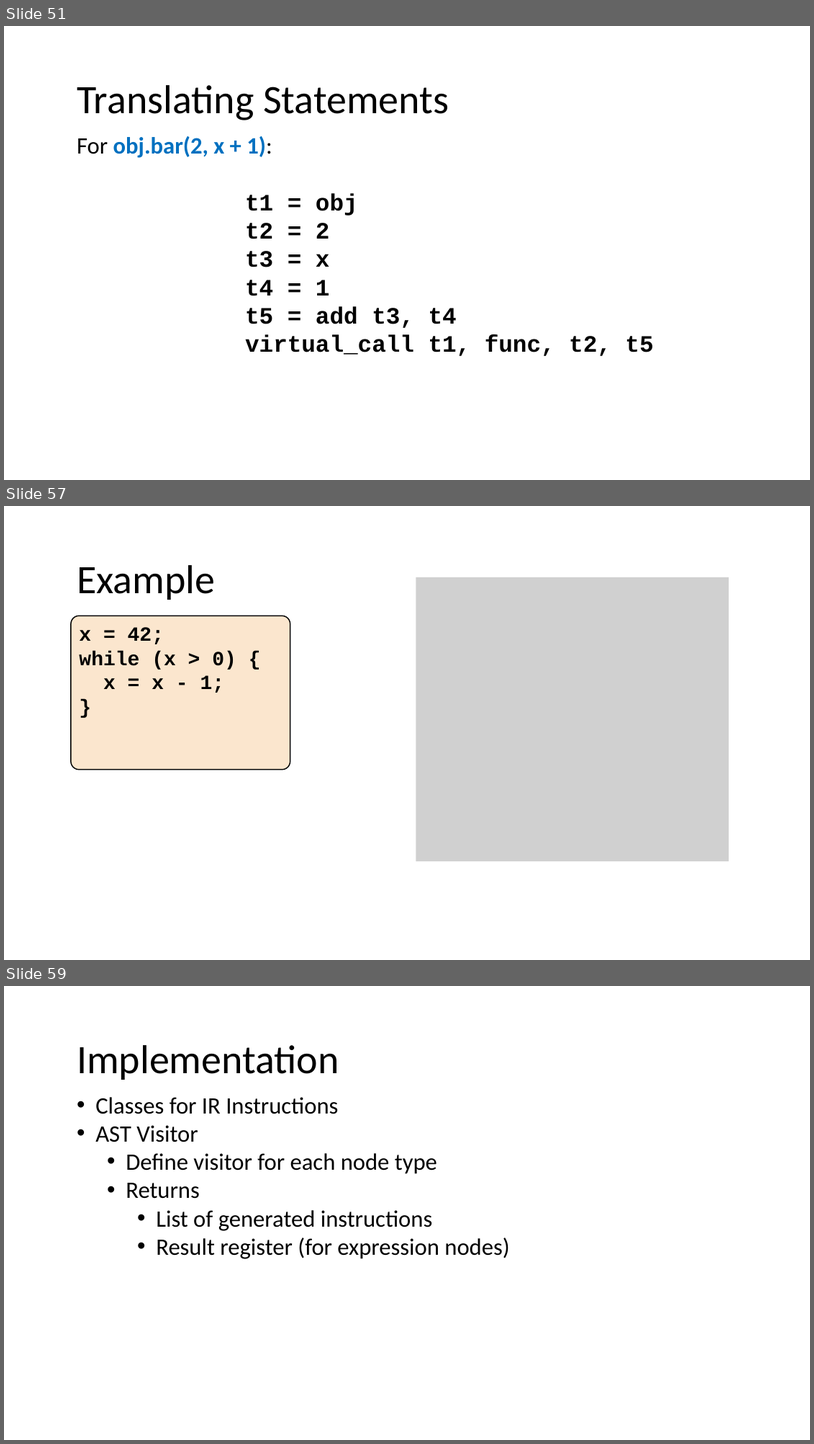
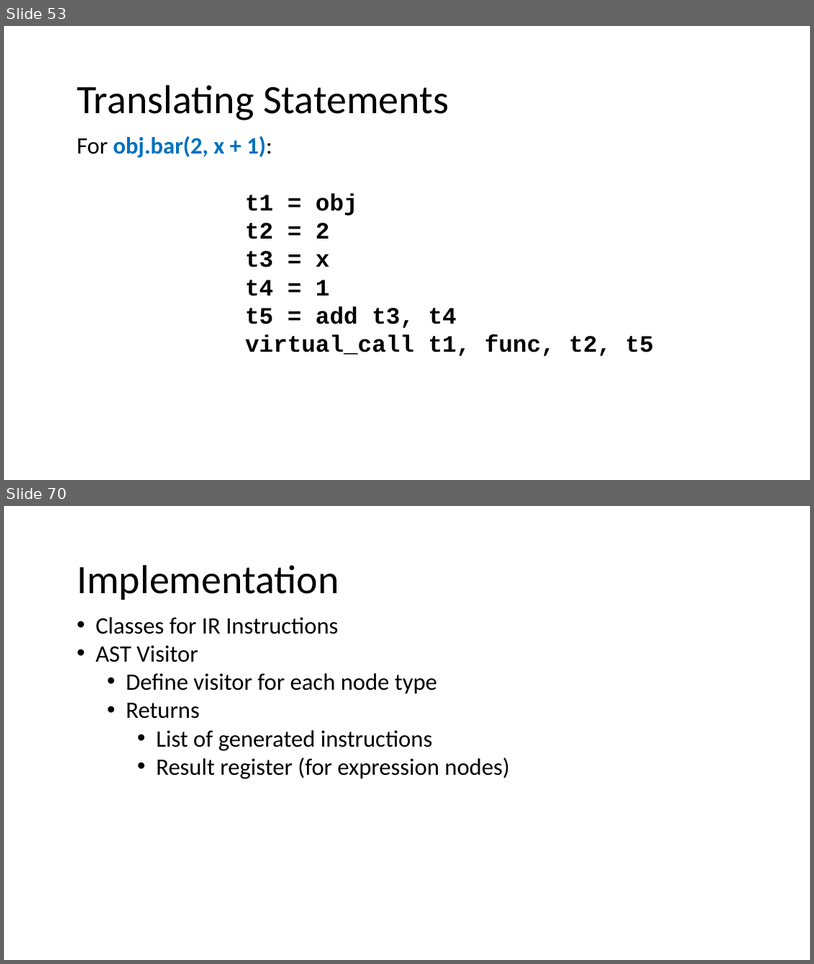
Before and after one commit to nivshani/compilation, a slide deck: slides/IR.pptx. Shown one above the other, each under a label of ours: slides 51, 57 and 59 before the commit, slides 53 and 70 after it; the slides between them are not shown. The pictures are 814x1444 and 814x964 pixels, drawn with LibreOffice and Linux fonts; fonts in the diff are those of the drawing; grey boxes stand for pictures. Boxes give left, top, right and bottom in pixels: in the first picture for what was removed or moved away, otherwise in the second. Text is boxed around its words. In the diff, an @@ line names an element or a change of style, - is before the commit and + after.

```diff
--- a/slides/IR.pptx
+++ b/slides/IR.pptx
@@ slide 57 removed at [4, 506, 810, 960], background #FFFFFF @@
@@ text removed at [77, 565, 215, 600] @@
-Example
@@ picture removed at [416, 577, 729, 862] @@
@@ rounded rectangle removed at [71, 615, 291, 769] @@
-x = 42;
-while (x > 0) {
-x = x - 1;
-}
@@ what was slide 51 is now slide 53 @@
@@ what was slide 59 is now slide 70 @@
```
Also in this commit, not shown: 5 slides changed, 14 slides added, 2 other slides removed, 1 other file.
